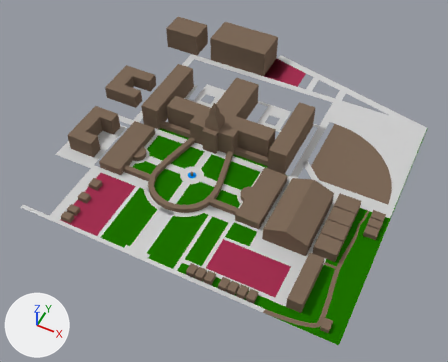
An edit to the Blender file assets/ui/tracen/tracen-academy.blend, drawn before and after from the same camera.
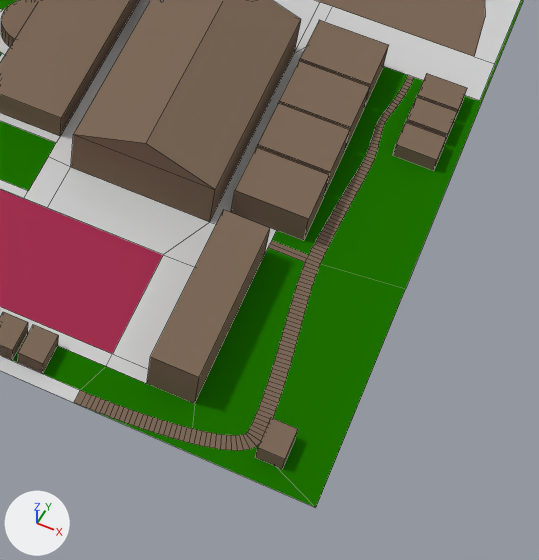
Each version appears first whole from a 50 mm camera at (21.49, -36.33, 42.25) aimed at (4.32, -1.98, -0.69), and next in a close-up on the part from 54% to 91% of the width and 52% to 100% of the height. The lights are fixed; the arrows at lower left show +X, +Y and +Z. The close-ups show mesh edges as thin lines.
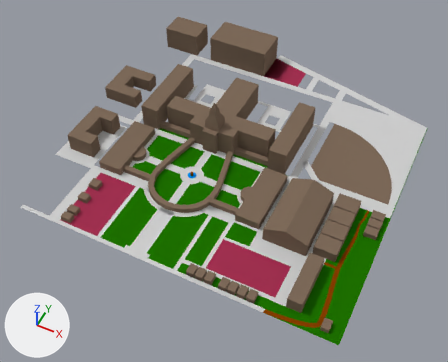
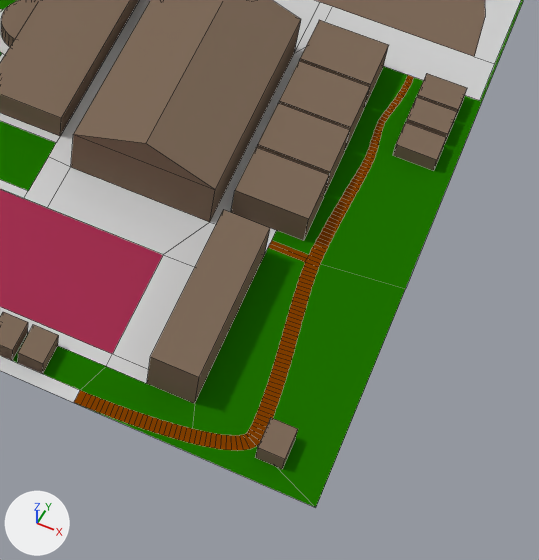
What the commit changed:
Material 'dirt' (mat_dirt) is new.
Its base color is (0.22, 0.0496, 0.0) (brown #813f00).
Its roughness is 1.0.
Its specular ior level is 0.0.
Material 'wood' (mat_wood) is new.
Its base color is (0.107, 0.0568, 0.0457) (brown #5c433c).
me_circle is used by ob_circle; location (1.64, -3.18, -0.03).
me_circle had 1402 vertices, 889 faces, 17 loose edges and spanned x -13.1..17.8, y -10.1..20.3, z 0.0..5.2.
me_circle now has 1498 vertices, 954 faces, 17 loose edges and spans x -13.1..17.8, y -10.1..20.3, z 0.0..5.2.
me_circle part 1: 172 faces spanning x -0.1..16.1, y -10.1..3.2, z 0.0..0.4 switch from mat_default (brown #7e6a5a) to mat_dirt (brown #813f00).
me_circle now uses material mat_wood (brown #5c433c).

Location of each change, (x1, y1, x2, y2) in pixels of the close-ups (539 x 560 px):
part 1 of me_circle, recoloured: (74, 75, 414, 451) in both
